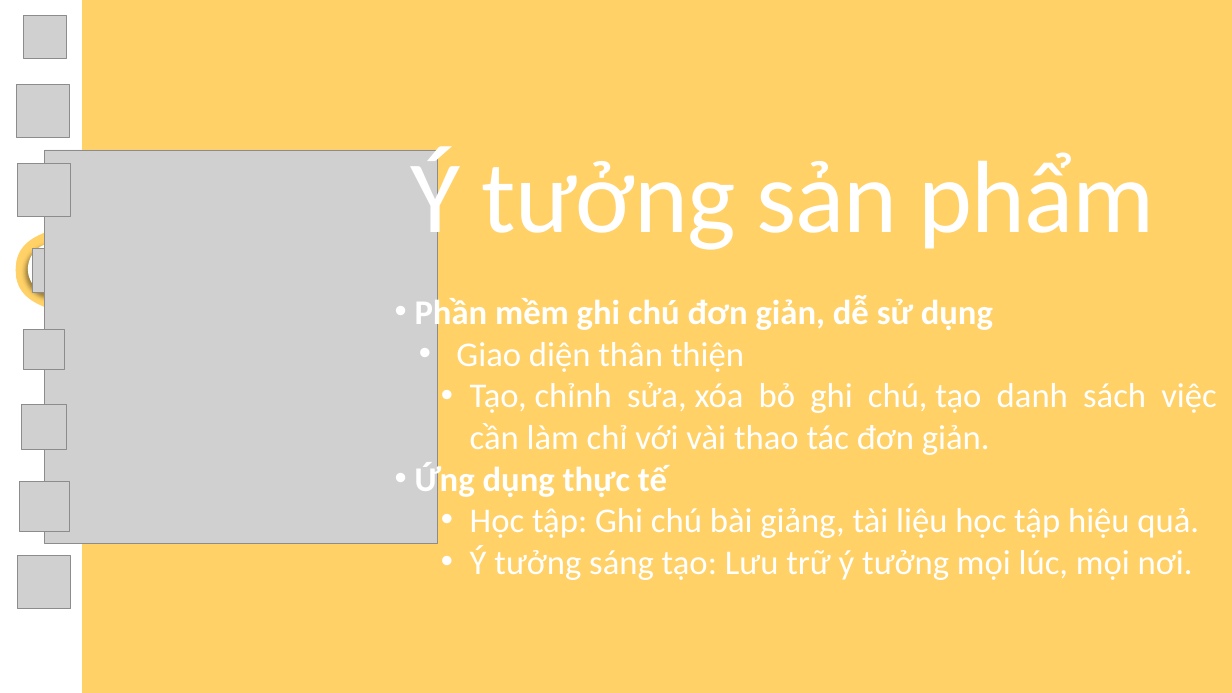
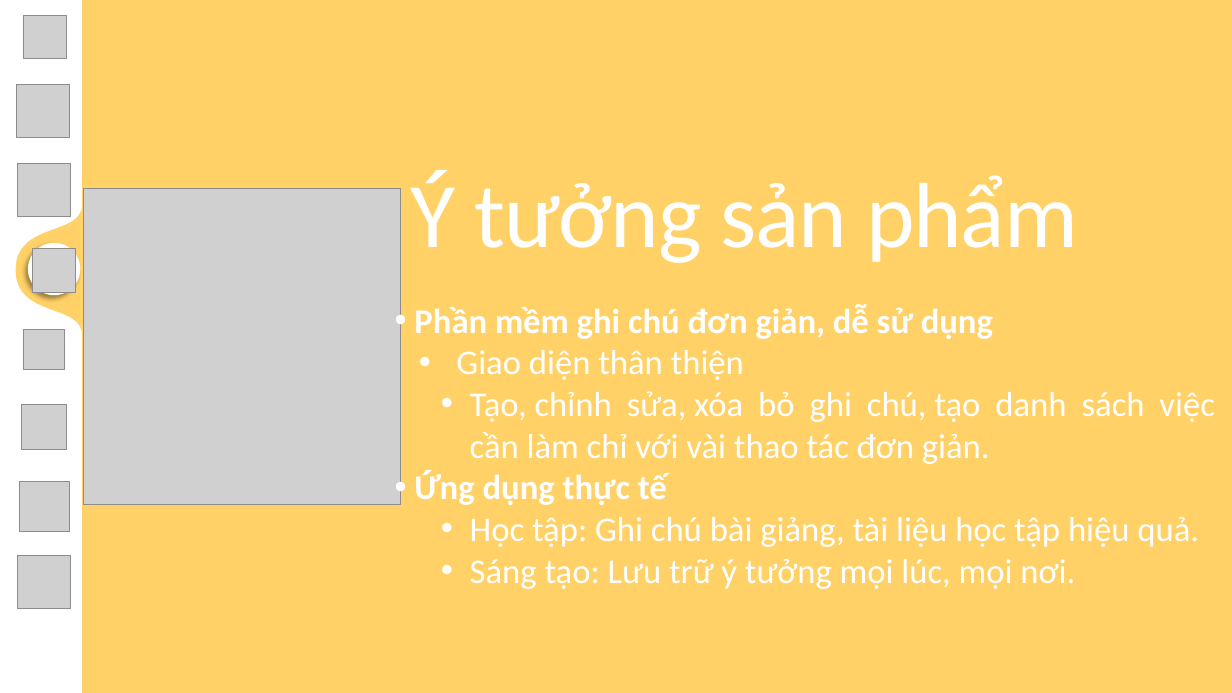
Before and after one commit to MaiNgocChau9/Python-App-A-, a slide deck: slide 9 of SPCK/SPCK.pptx. Drawn at 1232x693 pixels with LibreOffice and Linux fonts; fonts in the diff are those of the drawing; grey boxes stand for pictures; background and template pictures are left out. Boxes give left, top, right and bottom in pixels: in the first picture for what was removed or moved away, otherwise in the second. Text is boxed around its words. In the diff, an @@ line names an element or a change of style, - is before the commit and + after.

```diff
--- a/SPCK/SPCK.pptx
+++ b/SPCK/SPCK.pptx
@@ text "Ý tưởng sản phẩm": place and size @@
-text "Ý tưởng sản phẩm" at bbox=[411, 147, 1154, 256]
+text "Ý tưởng sản phẩm" at bbox=[411, 171, 1078, 263]
@@ text "Ý tưởng sản phẩm" at bbox=[411, 171, 1078, 263]: size 80 to 72 pt @@
@@ picture: place and size @@
-picture at bbox=[44, 150, 437, 543]
+picture at bbox=[83, 189, 400, 506]
@@ text "Phần mềm ghi chú đơn ...": place and size @@
-text "Phần mềm ghi chú đơn ..." at bbox=[415, 296, 1216, 580]
+text "Phần mềm ghi chú đơn ..." at bbox=[414, 304, 1214, 589]
@@ text at bbox=[470, 559, 1075, 589]: text changed @@
-  • Ý tưởng sáng tạo: Lưu trữ ý tưởng mọi lúc, mọi nơi.
+  • Sáng tạo: Lưu trữ ý tưởng mọi lúc, mọi nơi.
```
Also in this commit, not shown: 4 other slides changed, 5 slides added, 1 other file.
